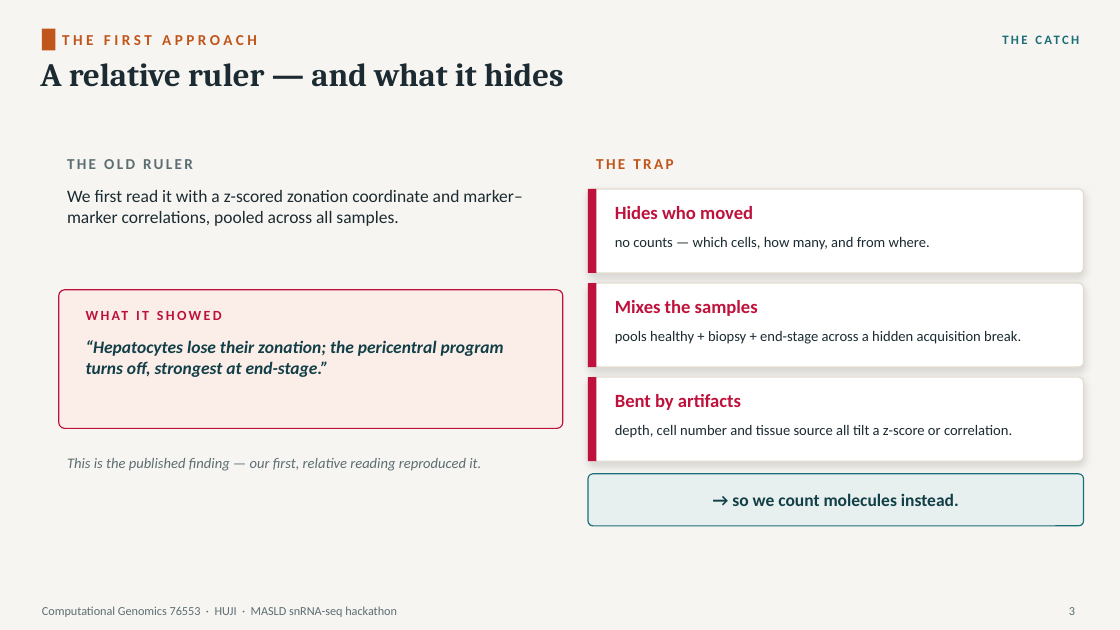
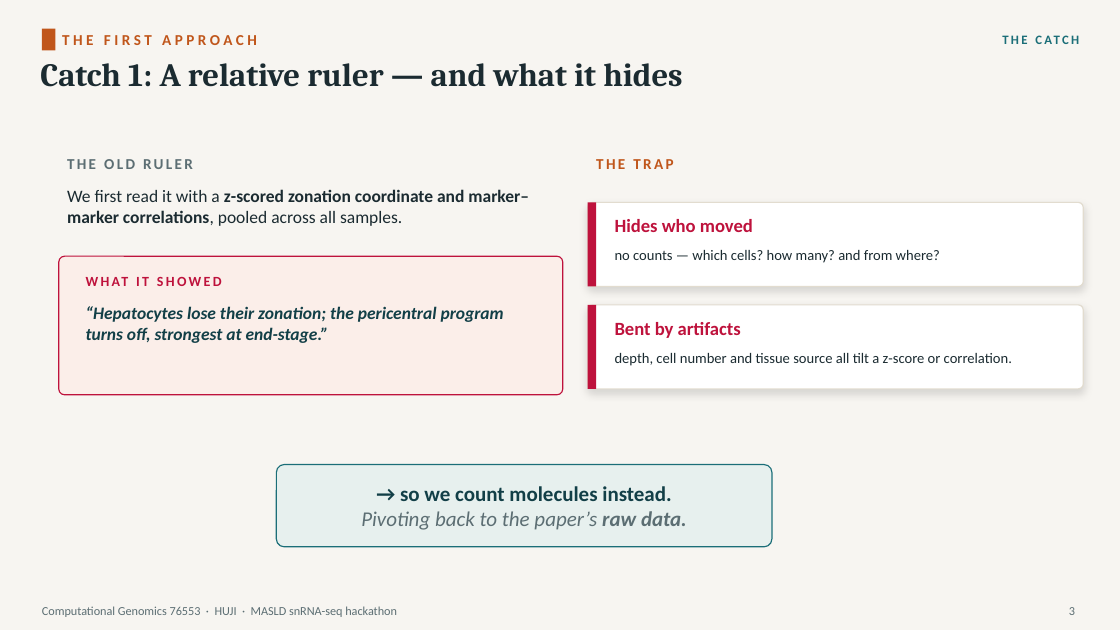
Before and after one commit to roeetekoah/liver-zonation, a slide deck: slide 4 of presentation/MASLD_stages_computational_analysis_roee_shira.pptx. Drawn at 1120x630 pixels with LibreOffice and Linux fonts; fonts in the diff are those of the drawing. Boxes give left, top, right and bottom in pixels: in the first picture for what was removed or moved away, otherwise in the second. Text is boxed around its words. In the diff, an @@ line names an element or a change of style, - is before the commit and + after.

```diff
--- a/presentation/MASLD_stages_computational_analysis_roee_shira.pptx
+++ b/presentation/MASLD_stages_computational_analysis_roee_shira.pptx
@@ text at bbox=[40, 63, 682, 87]: text changed @@
-A relative ruler — and what it hides
+Catch 1: A relative ruler — and what it hides
@@ text "We first read it with ..." at bbox=[67, 189, 529, 226]: bold on in "z-scored zonation coordinate and marker–marker correlations," @@
@@ 1 text, 1 rounded rectangle, 1 rectangle: place and size @@
-1 text, 1 rounded rectangle, 1 rectangle at bbox=[588, 189, 1084, 273]
+1 text, 1 rounded rectangle, 1 rectangle at bbox=[588, 202, 1084, 287]
@@ 2 texts, 1 rounded rectangle: place and size @@
-2 texts, 1 rounded rectangle at bbox=[59, 290, 563, 429]
+2 texts, 1 rounded rectangle at bbox=[59, 256, 563, 395]
@@ text at bbox=[615, 250, 940, 263]: text changed @@
-no counts — which cells, how many, and from where.
+no counts — which cells? how many? and from where?
@@ rounded rectangle removed at bbox=[588, 283, 1084, 367] @@
@@ rectangle removed at bbox=[588, 283, 597, 367] @@
@@ 2 texts, 1 rectangle, 1 rounded rectangle: place and size @@
-2 texts, 1 rectangle, 1 rounded rectangle at bbox=[588, 377, 1084, 461]
+2 texts, 1 rectangle, 1 rounded rectangle at bbox=[588, 305, 1084, 389]
@@ text removed at bbox=[615, 300, 758, 316] @@
-Mixes the samples
@@ text removed at bbox=[615, 331, 1021, 344] @@
-pools healthy + biopsy + end-stage across a hidden acquisition break.
@@ text removed at bbox=[67, 458, 481, 471] @@
-This is the published finding — our first, relative reading reproduced it.
@@ rounded rectangle: place and size @@
-rounded rectangle at bbox=[588, 474, 1084, 526]
+rounded rectangle at bbox=[276, 465, 772, 547]
@@ text "→ so we count molecules ...": place and size @@
-text "→ so we count molecules ..." at bbox=[732, 493, 959, 506]
+text "→ so we count molecules ..." at bbox=[361, 486, 687, 530]
@@ text at bbox=[400, 486, 671, 501]: size 15 to 18 pt in "→ so we count molecules instead." @@
@@ text at bbox=[361, 511, 687, 530]: paragraph added @@
+Pivoting back to the paper’s raw data.
```
Also in this commit, not shown: 13 other slides changed, 2 slides added, 6 other files.
